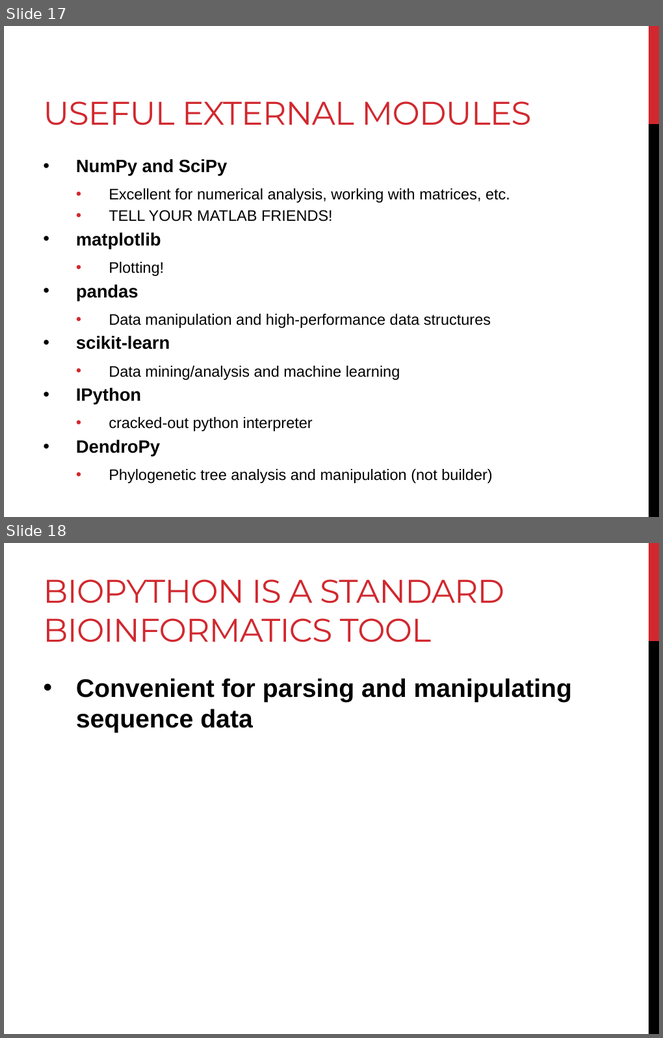
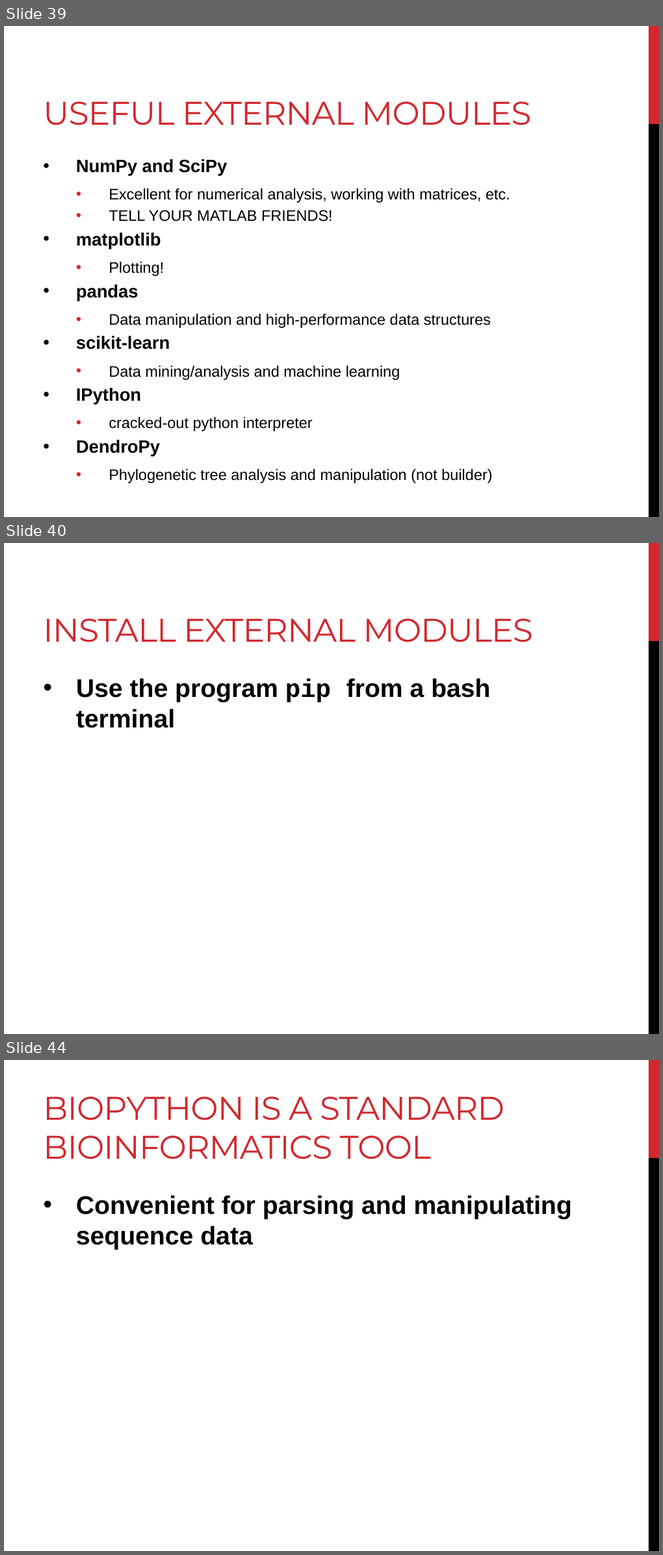
Before and after one commit to BjornFJohansson/ccbb_bigdata2015_python, a slide deck: slides/slides_day4.pptx. Shown one above the other, each under a label of ours: slides 17 and 18 before the commit, slides 39, 40 and 44 after it; the slides between them are not shown. The pictures are 663x1038 and 663x1555 pixels, drawn with LibreOffice and Linux fonts; fonts in the diff are those of the drawing. Boxes give left, top, right and bottom in pixels: in the first picture for what was removed or moved away, otherwise in the second. Text is boxed around its words. In the diff, an @@ line names an element or a change of style, - is before the commit and + after.

```diff
--- a/slides/slides_day4.pptx
+++ b/slides/slides_day4.pptx
@@ slide 40 added at bbox=[4, 543, 659, 1034], background #FFFFFF; not listed: 2 template elements that a slide beside it also shows @@
@@ title added at bbox=[43, 618, 533, 642], 36 pt, text #D1282E @@
+INSTALL EXTERNAL MODULES
@@ text added at bbox=[76, 678, 490, 728], 28 pt, text #000000, bold @@
+• Use the program pip from a bash terminal
@@ what was slide 17 is now slide 39 @@
@@ what was slide 18 is now slide 44 @@
```
Also in this commit, not shown: 1 slide changed, 24 other slides added, 27 other files.
